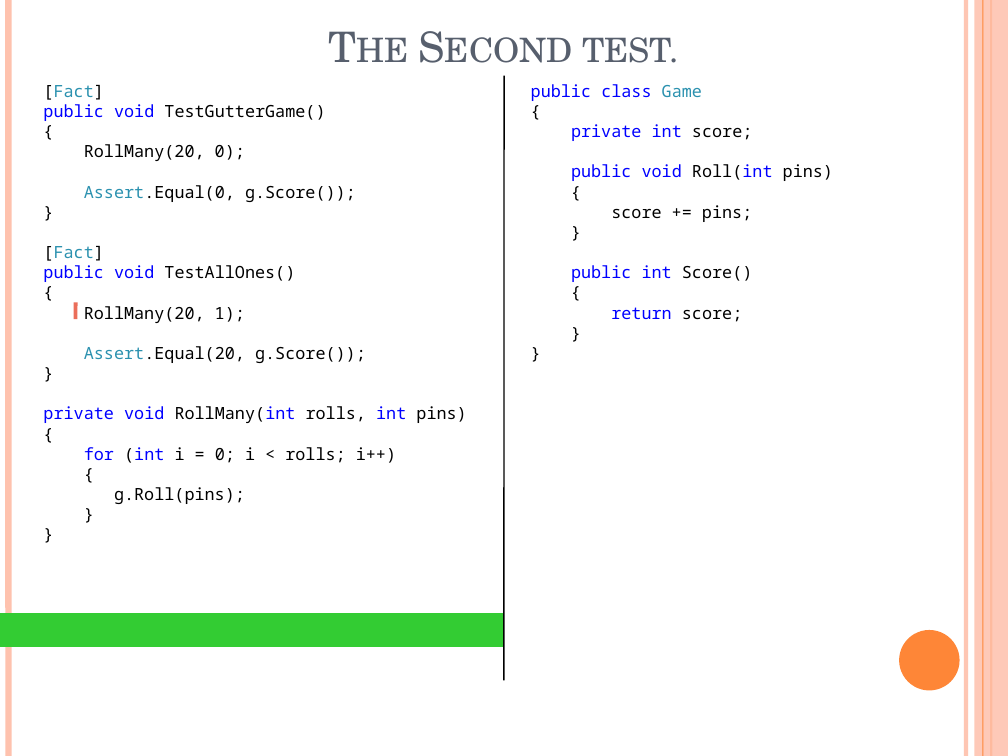
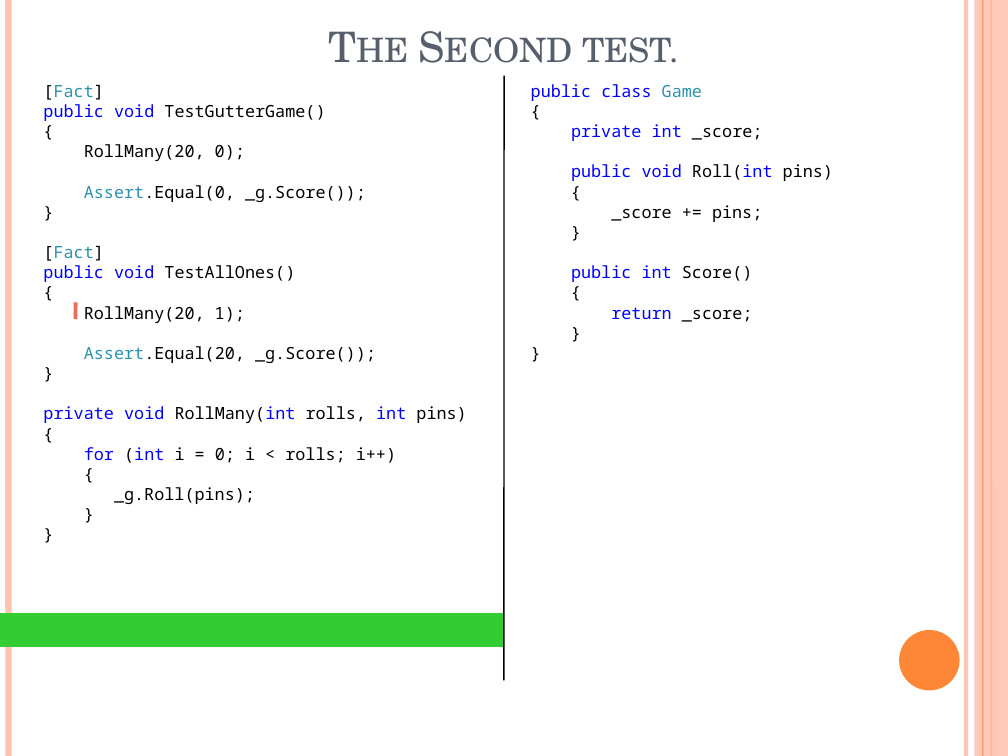
Before and after one commit to nielsruys/workshop-unit-testing, a slide deck: slide 26 of TDD/BowlingGameKata.pptx. Drawn at 1008x756 pixels with LibreOffice and Linux fonts; fonts in the diff are those of the drawing. Boxes give left, top, right and bottom in pixels: in the first picture for what was removed or moved away, otherwise in the second. Text is boxed around its words. In the diff, an @@ line names an element or a change of style, - is before the commit and + after.

```diff
--- a/TDD/BowlingGameKata.pptx
+++ b/TDD/BowlingGameKata.pptx
@@ text at box(571, 124, 763, 141): text changed @@
-private int score;
+private int _score;
@@ text at box(84, 185, 366, 202): text changed @@
-Assert.Equal(0, g.Score());
+Assert.Equal(0, _g.Score());
@@ text at box(611, 205, 762, 222): text changed @@
-score += pins;
+_score += pins;
@@ text at box(611, 307, 753, 322): text changed; text colour #0000FF to #000000 @@
-return score;
+return _score;
@@ text at box(84, 346, 376, 363): text changed @@
-Assert.Equal(20, g.Score());
+Assert.Equal(20, _g.Score());
@@ text at box(114, 487, 255, 504): text changed @@
-g.Roll(pins);
+_g.Roll(pins);
```
Also in this commit, not shown: 30 other slides changed, 5 other files.
